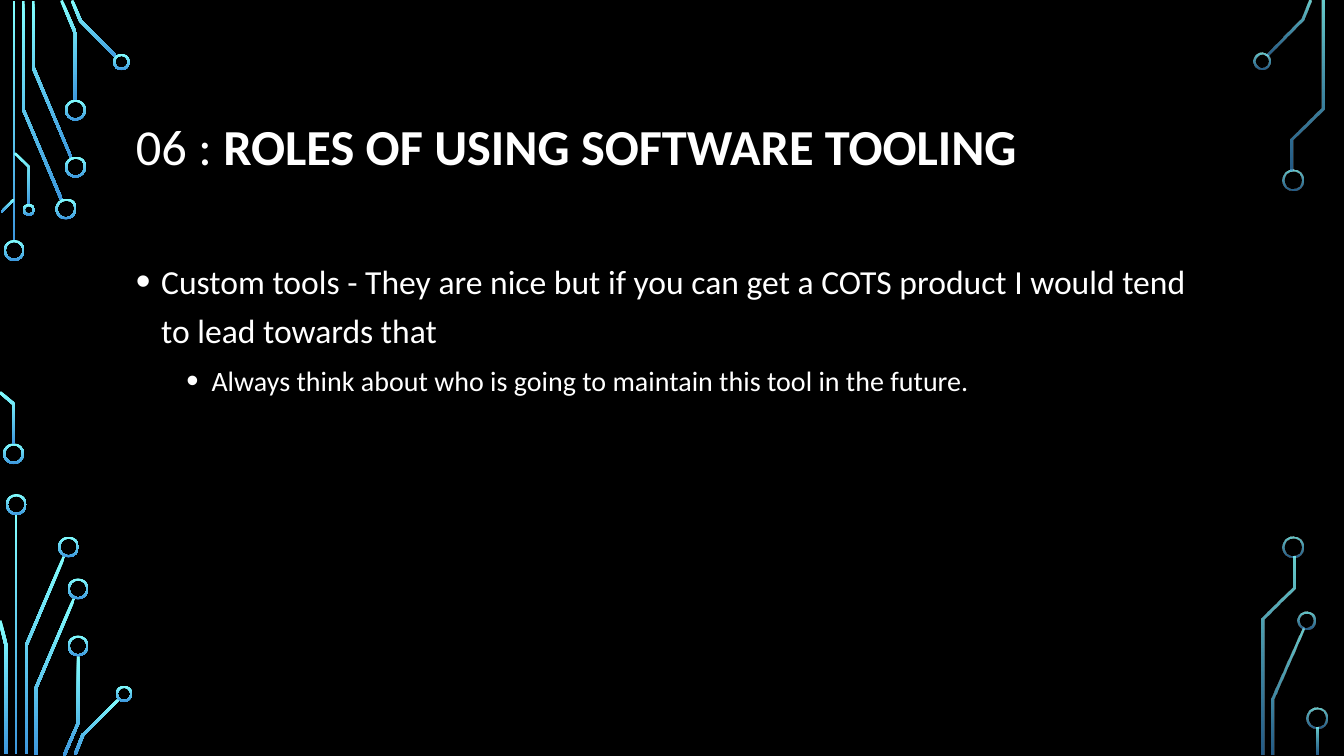
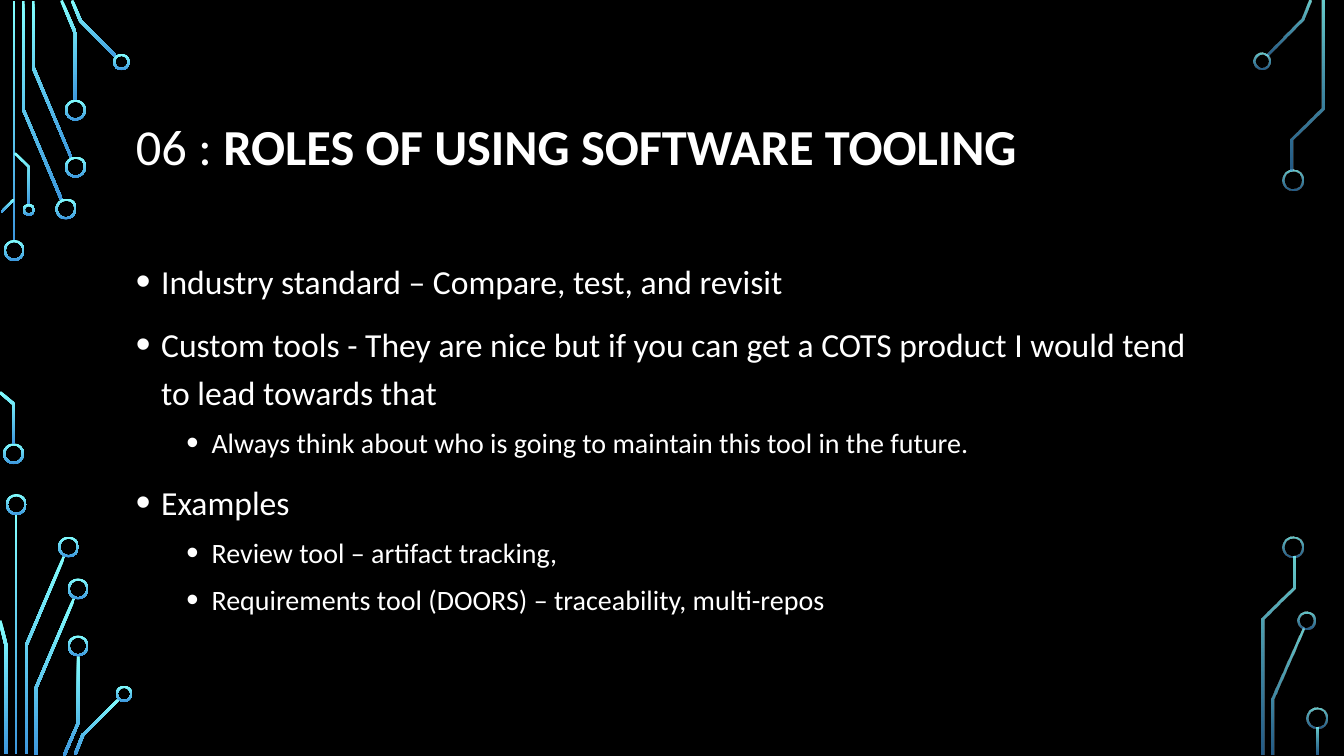
Before and after one commit to AdamCorbinFAUPhD/CEN5035-Software-Engineering, a slide deck: slide 9 of mini_lectures/Mini lectures.pptx (slide 8 before the commit). Drawn at 1344x756 pixels with LibreOffice and Linux fonts; fonts in the diff are those of the drawing; background and template pictures are left out. Boxes give left, top, right and bottom in pixels: in the first picture for what was removed or moved away, otherwise in the second. Text is boxed around its words. In the diff, an @@ line names an element or a change of style, - is before the commit and + after.

```diff
--- a/mini_lectures/Mini lectures.pptx
+++ b/mini_lectures/Mini lectures.pptx
@@ text at [161,270,783,300]: paragraph added @@
+• Industry standard – Compare, test, and revisit
@@ text at [161,491,825,615]: paragraphs added @@
+• Examples
+  • Review tool – artifact tracking,
+  • Requirements tool (DOORS) – traceability, multi-repos
```
Also in this commit, not shown: 3 other slides changed, 1 slide added, 4 other files.
